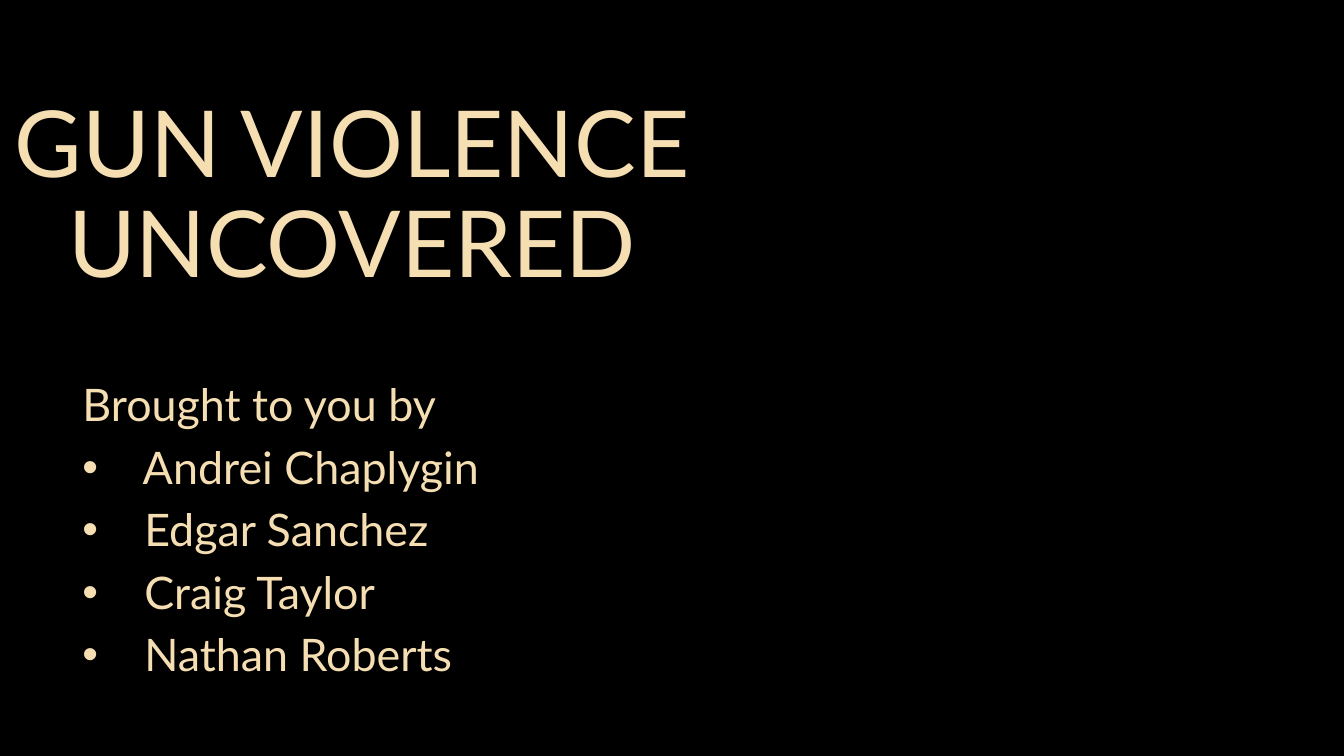
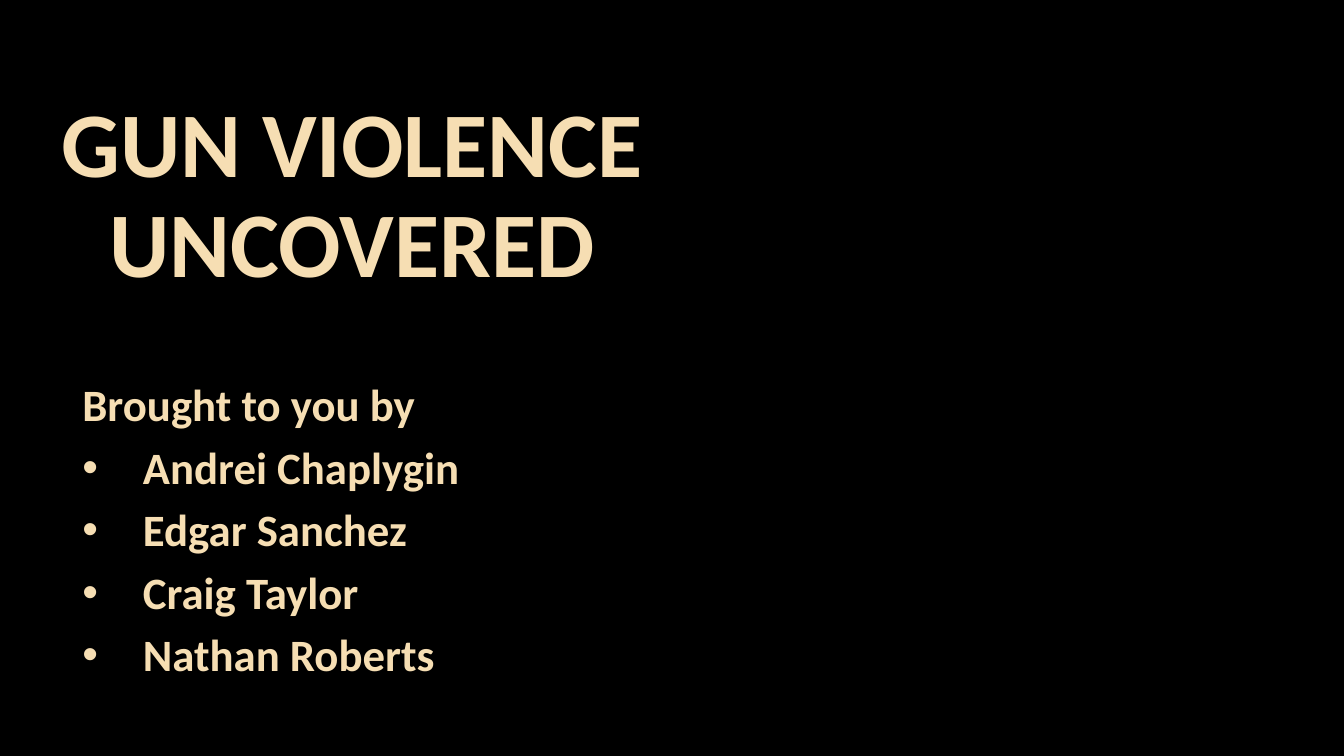
Before and after one commit to Demarsch/gun-violence-dashboard, a slide deck: slide 1 of presentation/Firebrick+Wheat.pptx. Drawn at 1344x756 pixels with LibreOffice and Linux fonts; fonts in the diff are those of the drawing; background and template pictures are left out. Boxes give left, top, right and bottom in pixels: in the first picture for what was removed or moved away, otherwise in the second. Text is boxed around its words. In the diff, an @@ line names an element or a change of style, - is before the commit and + after.

Commit message:
Changed presentation fonts to Calibri Bold

```diff
--- a/presentation/Firebrick+Wheat.pptx
+++ b/presentation/Firebrick+Wheat.pptx
@@ title "GUN VIOLENCE UNCOVERED" at <box>61,116,642,278</box>: font Lato to Calibri, bold on @@
@@ subtitle "Brought to you by" at <box>82,389,459,672</box>: font Lato to Calibri, bold on @@
```
Also in this commit, not shown: 3 other slides changed, 2 other files.
